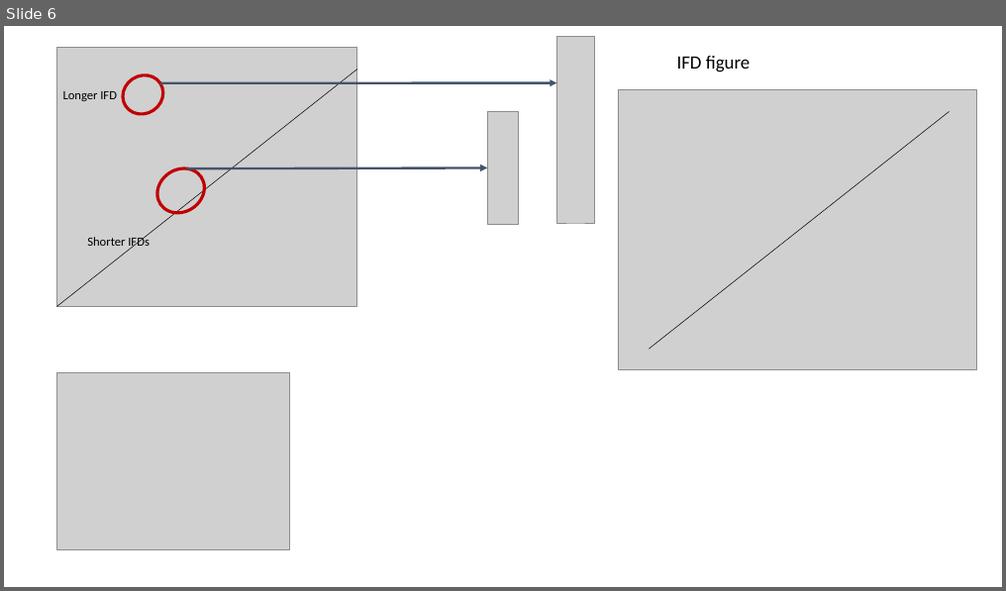
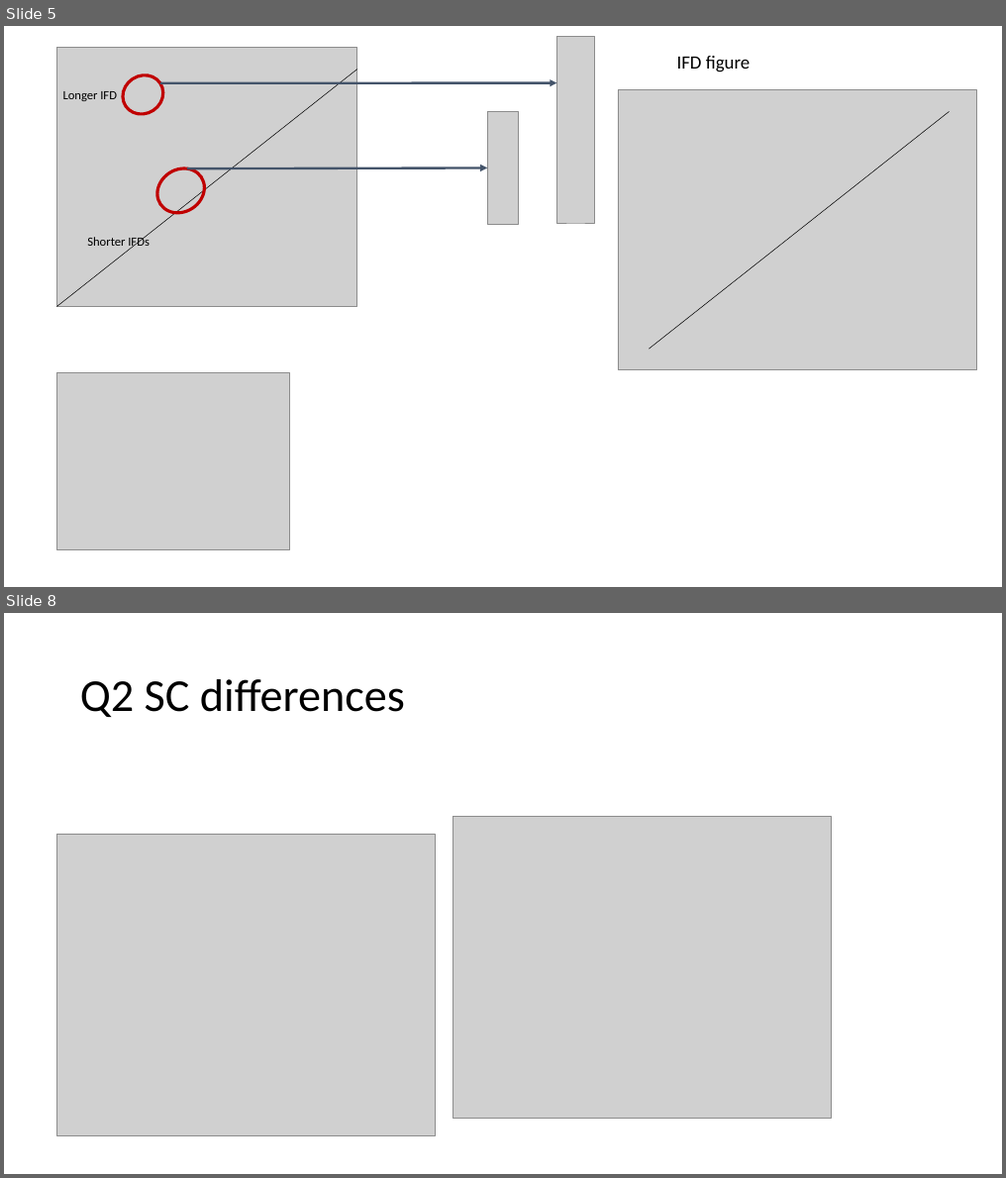
Before and after one commit to petersoapes/MLH1repo, a slide deck: Figure.Ideas.pptx. Shown one above the other, each under a label of ours: slide 6 before the commit, slides 5 and 8 after it; the slides between them are not shown. The pictures are 1006x591 and 1006x1178 pixels, drawn with LibreOffice and Linux fonts; fonts in the diff are those of the drawing; grey boxes stand for pictures. Boxes give left, top, right and bottom in pixels: in the first picture for what was removed or moved away, otherwise in the second. Text is boxed around its words. In the diff, an @@ line names an element or a change of style, - is before the commit and + after.

Commit message:
adding outlines first version of figures

```diff
--- a/Figure.Ideas.pptx
+++ b/Figure.Ideas.pptx
@@ slide 8 added at (4, 613, 1002, 1174), background #FFFFFF @@
@@ title added at (80, 679, 405, 717), 44 pt, text #000000 @@
+Q2 SC differences
@@ picture added at (452, 816, 831, 1118) @@
@@ picture added at (56, 834, 435, 1137) @@
@@ what was slide 6 is now slide 5 @@
```
Also in this commit, not shown: 4 slides changed, 1 other slide added.
